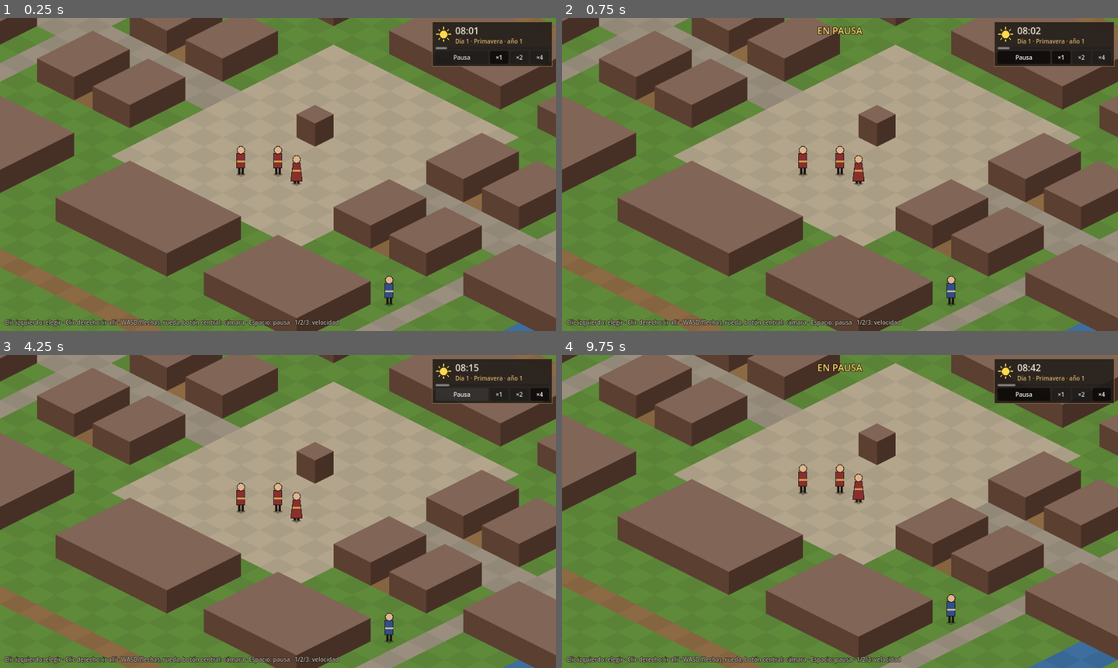
Above: before the commit, frames 1-4 (two rows, left to right).
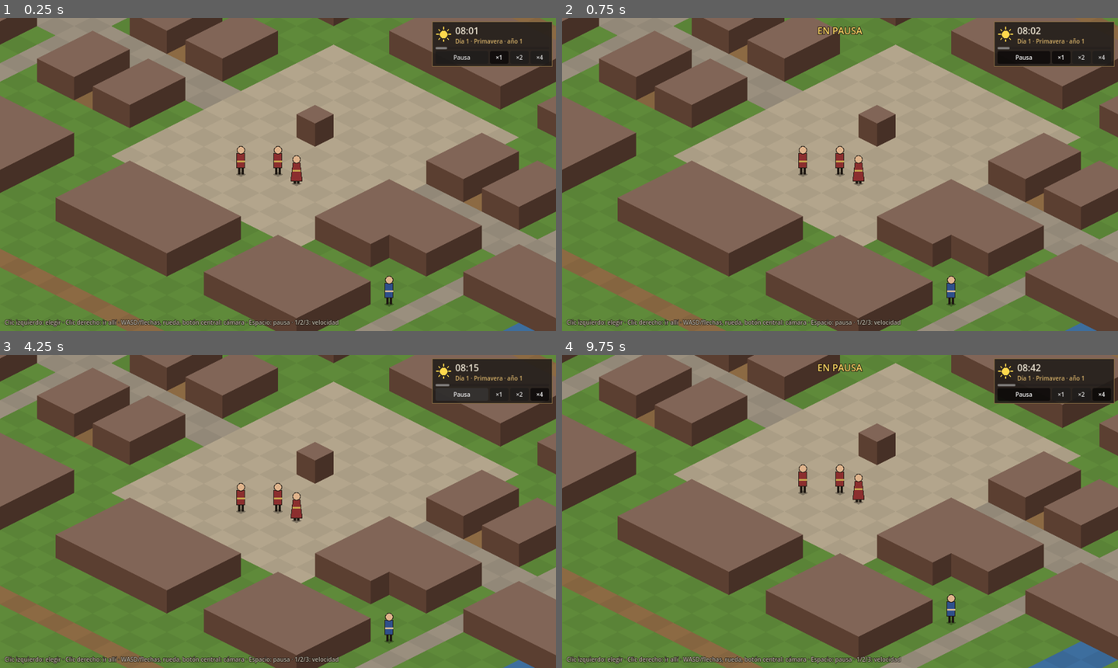
Above: after the commit, the same moments.

Repository: MiguelMolledo/GuildMaster
Game: Godot game, scene res://game/app.tscn
The game is run twice, just before and just after one commit, with the same random seed, the same clock (stepped at 60 frames per second) and the same inputs.
Inputs (mouse positions are in pixels of both pictures, inside the frame that each line leads up to):
- Up to frame 1 (0.25 s): no input
- Up to frame 2 (0.75 s): click "Pausa" at 0.5 s
- Up to frame 3 (4.25 s): click "×1" at 1.25 s; click "×2" at 2 s; click "×4" at 2.75 s; click "Pausa" at 3.5 s
- Up to frame 4 (9.75 s): click "×1" at 4.25 s; click "×2" at 5 s; click "×4" at 5.75 s; click "Pausa" at 6.5 s; click "×1" at 7.25 s; click "×2" at 8 s; click "×4" at 8.75 s; tap Enter at 9.5 s; move the mouse to (962, 495) at 9.52 s; tap S (cam_down) at 9.6 s; click (962, 495) at 9.67 s

The runs differ from the first frame. In frame 1, 2.0% of the frame differs, in the area x 56-80%, y 57-80%; in frame 2, 2.0%; in frame 3, 2.0%; in frame 4, 2.0%.

Commit message:
H2: base común (forja en el mapa, guardado v3, datos de producción, órdenes enlazadas, contrato)
Co-Authored-By: Claude Opus 5.5 <noreply@anthropic.com>

Diff:
--- a/data/buildings/forge.json
+++ b/data/buildings/forge.json
@@ -34,5 +34,34 @@
   "interior_scene": null,
   "sprite": null,
   "night_production": "manual_only",
-  "includes_housing": true
+  "includes_housing": true,
+  "tool": "hammer",
+  "interior": {
+    "size": [
+      8,
+      6
+    ],
+    "door": [
+      0,
+      3
+    ],
+    "stations": {
+      "furnace": [
+        2,
+        1
+      ],
+      "anvil": [
+        5,
+        1
+      ],
+      "counter": [
+        6,
+        4
+      ],
+      "storage": [
+        2,
+        4
+      ]
+    }
+  }
 }
--- a/data/maps/town_e.json
+++ b/data/maps/town_e.json
@@ -26,10 +26,10 @@
   ".#####.=.##,##.PPPPPPPPPP##,##.=#####...",
   "===============PPPP#PPPPP==========bb===",
   "===============PPPPPPPPPP==========bb===",
-  ".#####.=.##,##.PPPPPPPPPP##,##.=#####...",
-  ".#####.=.##,##.PPPPPPPPPP##,##.=#####...",
-  ".#####.=.##,##.PPPPPPPPPP##,##.=#####...",
-  ".......=.......PPPPPPPPPP......=...ww...",
+  ".#####.=.##,##.PPPPPPPPPP#####.=#####...",
+  ".#####.=.##,##.PPPPPPPPPP#####.=#####...",
+  ".#####.=.##,##.PPPPPPPPPP#####.=#####...",
+  ".......=.......PPPPPPPPPP###...=...ww...",
   ".......=.......PPPPPPPPPP......=...ww...",
   ".......=.......................=...ww...",
   ".......=.#####...######..#####.=...ww...",
--- /dev/null
+++ b/data/production.json
@@ -0,0 +1,72 @@
+{
+  "_doc": "Production figures (GDD 4.4.2 quality table, 4.4.5 modes and master touch). [balance] numbers: tune with bots.",
+  "quality_table": [
+    {
+      "craft": [
+        1,
+        3
+      ],
+      "chances": [
+        80,
+        18,
+        2
+      ]
+    },
+    {
+      "craft": [
+        4,
+        6
+      ],
+      "chances": [
+        50,
+        40,
+        10
+      ]
+    },
+    {
+      "craft": [
+        7,
+        9
+      ],
+      "chances": [
+        20,
+        50,
+        30
+      ]
+    },
+    {
+      "craft": [
+        10,
+        10
+      ],
+      "chances": [
+        5,
+        40,
+        55
+      ]
+    }
+  ],
+  "modes": {
+    "fast": {
+      "duration_mult": 0.7,
+      "craft_delta": -3,
+      "master_touch": false
+    },
+    "normal": {
+      "duration_mult": 1.0,
+      "craft_delta": 0,
+      "master_touch": false
+    },
+    "careful": {
+      "duration_mult": 1.5,
+      "craft_delta": 2,
+      "master_touch": true
+    }
+  },
+  "master_touch": {
+    "window_hours": 1.0,
+    "step_up_chance": 0.15
+  },
+  "tool_step_up_chance": 0.1,
+  "raw_purchase_markup": 1.0
+}
--- a/data/scenarios/empty_town.json
+++ b/data/scenarios/empty_town.json
@@ -1,5 +1,5 @@
 {
-  "version": 2,
+  "version": 3,
   "seed": "1",
   "rng_state": "",
   "meta": {
--- a/data/scenarios/town_e_start.json
+++ b/data/scenarios/town_e_start.json
@@ -1,10 +1,10 @@
 {
-  "version": 2,
+  "version": 3,
   "seed": "1",
   "rng_state": "",
   "meta": {
     "title": "Pueblo-calle",
-    "description": "H1: mapa town_e con la familia del jugador (3) y dos vecinos quietos."
+    "description": "Mapa town_e con la familia del jugador (3), su forja (bld_0001, puerta en la calle mayor) y dos vecinos."
   },
   "map_id": "town_e",
   "clock": {
@@ -23,7 +23,33 @@
         21
       ],
       "path": [],
-      "move_progress": 0
+      "move_progress": 0,
+      "stats": {
+        "charisma": 3,
+        "empathy": 3,
+        "negotiation": 3,
+        "arcane": 3,
+        "dexterity": 3,
+        "craft": 7,
+        "martial": 3,
+        "constitution": 3,
+        "rhetoric": 3,
+        "stealth": 3
+      },
+      "gold": 100,
+      "inventory": {
+        "limit_kind": "weight",
+        "limit": 30.0,
+        "stacks": []
+      },
+      "equipment": {
+        "tool": null,
+        "clothes": null,
+        "accessory": null
+      },
+      "location": "",
+      "station": "",
+      "order_queue": []
     },
     "chr_0002": {
       "id": "chr_0002",
@@ -37,7 +63,33 @@
         21
       ],
       "path": [],
-      "move_progress": 0
+      "move_progress": 0,
+      "stats": {
+        "charisma": 3,
+        "empathy": 3,
+        "negotiation": 3,
+        "arcane": 3,
+        "dexterity": 3,
+        "craft": 4,
+        "martial": 3,
+        "constitution": 3,
+        "rhetoric": 3,
+        "stealth": 3
+      },
+      "gold": 20,
+      "inventory": {
+        "limit_kind": "weight",
+        "limit": 30.0,
+        "stacks": []
+      },
+      "equipment": {
+        "tool": null,
+        "clothes": null,
+        "accessory": null
+      },
+      "location": "",
+      "station": "",
+      "order_queue": []
     },
     "chr_0003": {
       "id": "chr_0003",
@@ -51,7 +103,33 @@
         22
       ],
       "path": [],
-      "move_progress": 0
+      "move_progress": 0,
+      "stats": {
+        "charisma": 3,
+        "empathy": 3,
+        "negotiation": 3,
+        "arcane": 3,
+        "dexterity": 3,
+        "craft": 2,
+        "martial": 3,
+        "constitution": 3,
+        "rhetoric": 3,
+        "stealth": 3
+      },
+      "gold": 20,
+      "inventory": {
+        "limit_kind": "weight",
+        "limit": 30.0,
+        "stacks": []
+      },
+      "equipment": {
+        "tool": null,
+        "clothes": null,
+        "accessory": null
+      },
+      "location": "",
+      "station": "",
+      "order_queue": []
     },
     "chr_0004": {
       "id": "chr_0004",
@@ -65,7 +143,33 @@
         12
       ],
       "path": [],
-      "move_progress": 0
+      "move_progress": 0,
+      "stats": {
+        "charisma": 3,
+        "empathy": 3,
+        "negotiation": 3,
+        "arcane": 3,
+        "dexterity": 3,
+        "craft": 3,
+        "martial": 3,
+        "constitution": 3,
+        "rhetoric": 3,
+        "stealth": 3
+      },
+      "gold": 20,
+      "inventory": {
+        "limit_kind": "weight",
+        "limit": 30.0,
+        "stacks": []
+      },
+      "equipment": {
+        "tool": null,
+        "clothes": null,
+        "accessory": null
+      },
+      "location": "",
+      "station": "",
+      "order_queue": []
     },
     "chr_0005": {
       "id": "chr_0005",
@@ -79,7 +183,33 @@
         25
       ],
       "path": [],
-      "move_progress": 0
+      "move_progress": 0,
+      "stats": {
+        "charisma": 3,
+        "empathy": 3,
+        "negotiation": 3,
+        "arcane": 3,
+        "dexterity": 3,
+        "craft": 3,
+        "martial": 3,
+        "constitution": 3,
+        "rhetoric": 3,
+        "stealth": 3
+      },
+      "gold": 20,
+      "inventory": {
+        "limit_kind": "weight",
+        "limit": 30.0,
+        "stacks": []
+      },
+      "equipment": {
+        "tool": null,
+        "clothes": null,
+        "accessory": null
+      },
+      "location": "",
+      "station": "",
+      "order_queue": []
     }
   },
   "families": {
@@ -111,7 +241,60 @@
       }
     }
   },
-  "buildings": {},
+  "buildings": {
+    "bld_0001": {
+      "id": "bld_0001",
+      "type": "forge",
+      "owner": "fam_0001",
+      "origin": [
+        25,
+        20
+      ],
+      "footprint": [
+        3,
+        4
+      ],
+      "door": [
+        26,
+        19
+      ],
+      "state": "normal",
+      "inventory": {
+        "limit_kind": "stacks",
+        "limit": 10,
+        "stacks": [
+          {
+            "item": "iron",
+            "quality": 0,
+            "qty": 10
+          },
+          {
+            "item": "coal",
+            "quality": 0,
+            "qty": 6
+          }
+        ]
+      },
+      "zones": {
+        "furnace": {
+          "occupant": "",
+          "job": null
+        },
+        "anvil": {
+          "occupant": "",
+          "job": null
+        },
+        "counter": {
+          "occupant": "",
+          "job": null
+        },
+        "storage": {
+          "occupant": "",
+          "job": null
+        }
+      }
+    }
+  },
   "parcels": {},
   "market": {
     "demand": {},
@@ -126,6 +309,7 @@
   "chronicle": [],
   "next_ids": {
     "chr": 6,
-    "fam": 3
+    "fam": 3,
+    "bld": 2
   }
 }
--- a/docs/hitos.json
+++ b/docs/hitos.json
@@ -68,7 +68,7 @@
     {
       "id": "H2",
       "nombre": "Forja jugable a mano",
-      "estado": "pendiente",
+      "estado": "en_curso",
       "entregable": "Edificio Forja con interior, puestos, recetas, calidad, almacén, panel de almacén, inventario del personaje con peso y equipo. Modos de trabajo y toque de maestro (4.4.5). Entradas devueltas al interrumpir (D11). Pausa activa con cola de órdenes por personaje (4.1).",
       "criterios": [
         {
--- a/sim/core/catalog.gd
+++ b/sim/core/catalog.gd
@@ -11,6 +11,7 @@
 var tables: Dictionary = {}  # kind -> {id -> Dictionary}
 var time: Dictionary = {}    # data/time.json, with the dev variant applied when asked
 var tiles: Dictionary = {}   # data/tiles.json "tiles": kind -> {char, walk_cost (null = blocked), color}
+var production: Dictionary = {}  # data/production.json: quality table, work modes, master touch, tool bonus
 var errors: PackedStringArray = []  # files that could not be read
 
 
@@ -21,6 +22,7 @@
 		c.tables[kind] = c._load_folder(root_dir.path_join(kind))
 	c.time = c._load_json(root_dir.path_join("time.json"))
 	c.tiles = c._load_json(root_dir.path_join("tiles.json")).get("tiles", {})
+	c.production = c._load_json(root_dir.path_join("production.json"))
 	if dev_time and c.time.has("dev"):
 		for k: String in c.time["dev"]:
 			c.time[k] = c.time["dev"][k]
--- /dev/null
+++ b/sim/core/order_queue.gd
@@ -0,0 +1,21 @@
+class_name OrderQueue
+extends RefCounted
+## Active pause (GDD 4.1): orders given while paused wait in the actor's order_queue and start in order.
+## Owner: subgrim «edificio». Contract: docs/contratos/h2_forja.md. Stub until implemented.
+
+
+static func push(sim: Sim, o: Dictionary) -> void:
+	var actor := str(o.get("actor", ""))
+	if sim.state.characters.has(actor):
+		var clean := o.duplicate(true)
+		clean.erase("queued")
+		(sim.state.characters[actor]["order_queue"] as Array).append(clean)
+
+
+static func clear_for(sim: Sim, actor: String) -> void:
+	if sim.state.characters.has(actor):
+		sim.state.characters[actor]["order_queue"] = []
+
+
+static func step(_sim: Sim) -> void:
+	pass
--- a/sim/core/orders.gd
+++ b/sim/core/orders.gd
@@ -5,7 +5,8 @@
 ## apply() validates first and returns {"ok": bool, "reason": String}. A refused order changes nothing; its reason is
 ## an id the UI shows through i18n ("reason.<id>").
 ##
-## Orders today: wait, transfer, move_to. Each milestone adds its own (GDD 05 §5.5 has the full list).
+## Orders today: wait, transfer, move_to; H2: enter_building, exit_building, go_to_station, equip, unequip, work_at,
+## stop_work, master_touch, buy_raw (handlers live with their system; docs/contratos/h2_forja.md). Each milestone adds its own (GDD 05 §5.5 has the full list).
 
 
 static func apply(sim: Sim, order: Dictionary) -> Dictionary:
@@ -17,6 +18,26 @@
 			return _transfer(sim, order)
 		"move_to":
 			return _move_to(sim, order)
+		# H2 · buildings and items (sim/world/buildings.gd, sim/econ/equipment.gd)
+		"enter_building":
+			return Buildings.order_enter(sim, order)
+		"exit_building":
+			return Buildings.order_exit(sim, order)
+		"go_to_station":
+			return Buildings.order_go_to_station(sim, order)
+		"equip":
+			return Equipment.order_equip(sim, order)
+		"unequip":
+			return Equipment.order_unequip(sim, order)
+		# H2 · production (sim/econ/production.gd)
+		"work_at":
+			return Production.order_work_at(sim, order)
+		"stop_work":
+			return Production.order_stop_work(sim, order)
+		"master_touch":
+			return Production.order_master_touch(sim, order)
+		"buy_raw":
+			return Production.order_buy_raw(sim, order)
 	return fail("unknown_order")
 
 
--- a/sim/core/sim.gd
+++ b/sim/core/sim.gd
@@ -22,13 +22,20 @@
 	for o: Dictionary in orders:
 		if record:
 			recording.append({"minute": int(state.clock["minute"]), "order": o.duplicate(true)})
+		if bool(o.get("queued", false)):
+			OrderQueue.push(self, o)  # given during pause: waits in the actor's queue (GDD 4.1, active pause)
+			continue
+		OrderQueue.clear_for(self, str(o.get("actor", "")))  # an order given live replaces what was queued
 		var r := Orders.apply(self, o)
 		if not r["ok"]:
 			events.append({"type": "order_refused", "order": str(o.get("type", "")), "actor": str(o.get("actor", "")),
 				"reason": r["reason"]})
 	Clock.tick(state, catalog.time, events)
 	# Systems, in a fixed order (GDD 05 §5.4). Each milestone adds its own here: routines, production, customers...
+	OrderQueue.step(self)   # starts the next queued order of each idle actor
 	Movement.step(self)
+	Buildings.step(self)    # arrivals at doors -> inside
+	Production.step(self)   # work cycles, master-touch windows
 	return events
 
 
--- a/sim/core/world_state.gd
+++ b/sim/core/world_state.gd
@@ -5,7 +5,7 @@
 ## After a load every integral number comes back as int (SaveFile.intify): code that reads the state casts with
 ## int() / float() and never relies on the type a number had before saving.
 
-const VERSION: int = 2
+const VERSION: int = 3
 
 var version: int = VERSION
 var world_seed: int = 0
--- /dev/null
+++ b/sim/econ/equipment.gd
@@ -0,0 +1,11 @@
+class_name Equipment
+extends RefCounted
+## Equipment slots and carried weight (GDD 4.3.4). Owner: subgrim «edificio». Contract: docs/contratos/h2_forja.md.
+
+
+static func order_equip(_sim: Sim, _o: Dictionary) -> Dictionary:
+	return Orders.fail("not_implemented")
+
+
+static func order_unequip(_sim: Sim, _o: Dictionary) -> Dictionary:
+	return Orders.fail("not_implemented")
--- /dev/null
+++ b/sim/econ/production.gd
@@ -0,0 +1,24 @@
+class_name Production
+extends RefCounted
+## Work cycles at stations, quality, work modes and master touch (GDD 4.4). Owner: subgrim «produccion».
+## Contract: docs/contratos/h2_forja.md. Stub until implemented.
+
+
+static func order_work_at(_sim: Sim, _o: Dictionary) -> Dictionary:
+	return Orders.fail("not_implemented")
+
+
+static func order_stop_work(_sim: Sim, _o: Dictionary) -> Dictionary:
+	return Orders.fail("not_implemented")
+
+
+static func order_master_touch(_sim: Sim, _o: Dictionary) -> Dictionary:
+	return Orders.fail("not_implemented")
+
+
+static func order_buy_raw(_sim: Sim, _o: Dictionary) -> Dictionary:
+	return Orders.fail("not_implemented")
+
+
+static func step(_sim: Sim) -> void:
+	pass
--- a/sim/meta/save_file.gd
+++ b/sim/meta/save_file.gd
@@ -62,6 +62,25 @@
 	match from_version:
 		1:  # 1 -> 2 (H1): the town map the game runs on
 			data["map_id"] = ""
+		2:  # 2 -> 3 (H2): characters get stats, gold, inventory, equipment, location and an order queue
+			for c: Dictionary in (data.get("characters", {}) as Dictionary).values():
+				if not c.has("stats"):
+					var stats := {}
+					for k: String in ["charisma", "empathy", "negotiation", "arcane", "dexterity", "craft", "martial",
+							"constitution", "rhetoric", "stealth"]:
+						stats[k] = 3
+					c["stats"] = stats
+				if not c.has("gold"):
+					c["gold"] = 0
+				if not c.has("inventory"):
+					c["inventory"] = {"limit_kind": "weight", "limit": 30.0, "stacks": []}
+				if not c.has("equipment"):
+					c["equipment"] = {"tool": null, "clothes": null, "accessory": null}
+				for k: String in ["location", "station"]:
+					if not c.has(k):
+						c[k] = ""
+				if not c.has("order_queue"):
+					c["order_queue"] = []
 	return data
 
 
--- /dev/null
+++ b/sim/world/buildings.gd
@@ -0,0 +1,20 @@
+class_name Buildings
+extends RefCounted
+## Entering, leaving and moving between stations of a building (GDD 4.6.4). Owner: subgrim «edificio».
+## Contract: docs/contratos/h2_forja.md. Stub until implemented.
+
+
+static func order_enter(_sim: Sim, _o: Dictionary) -> Dictionary:
+	return Orders.fail("not_implemented")
+
+
+static func order_exit(_sim: Sim, _o: Dictionary) -> Dictionary:
+	return Orders.fail("not_implemented")
+
+
+static func order_go_to_station(_sim: Sim, _o: Dictionary) -> Dictionary:
+	return Orders.fail("not_implemented")
+
+
+static func step(_sim: Sim) -> void:
+	pass
Not shown, added: sim/core/order_queue.gd.uid
Not shown, added: sim/econ/equipment.gd.uid
Not shown, added: sim/econ/production.gd.uid
Not shown, added: sim/world/buildings.gd.uid
Not shown, added: docs/contratos/h2_forja.md
